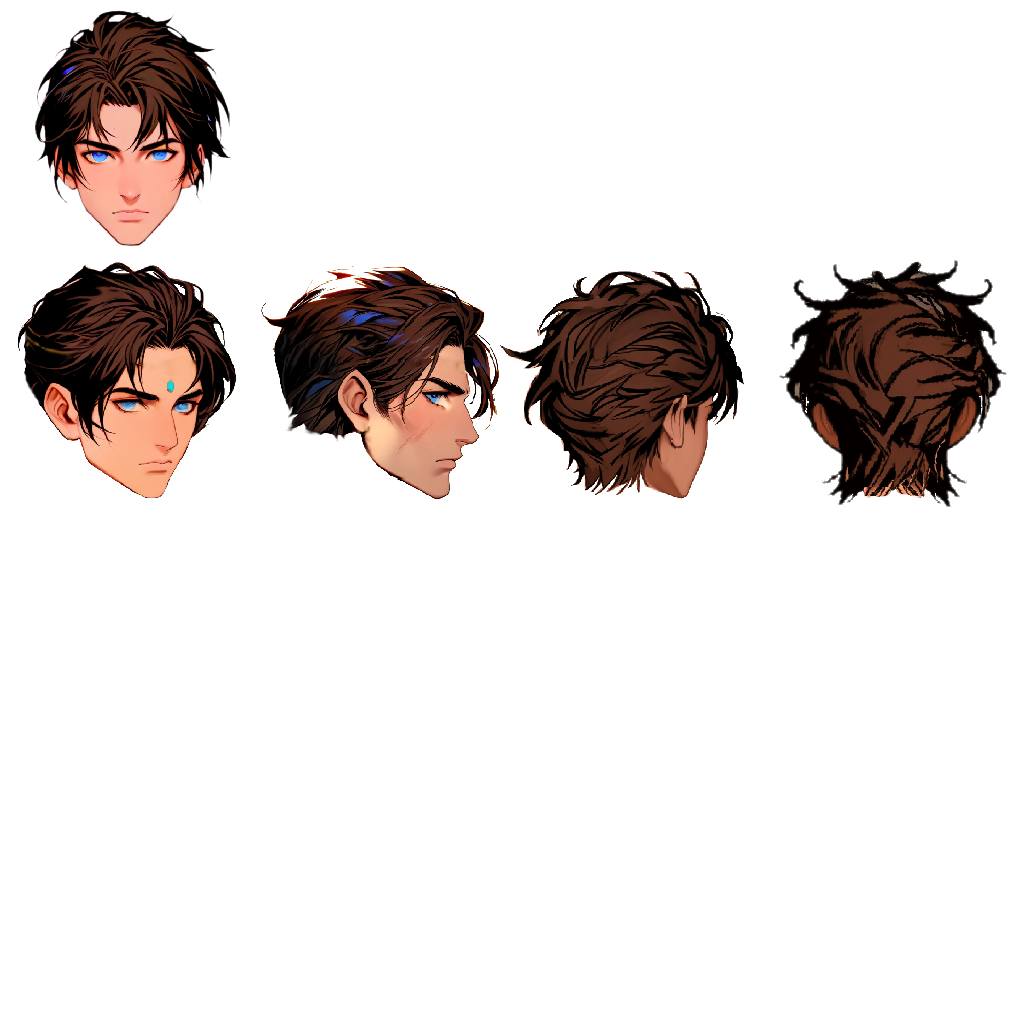
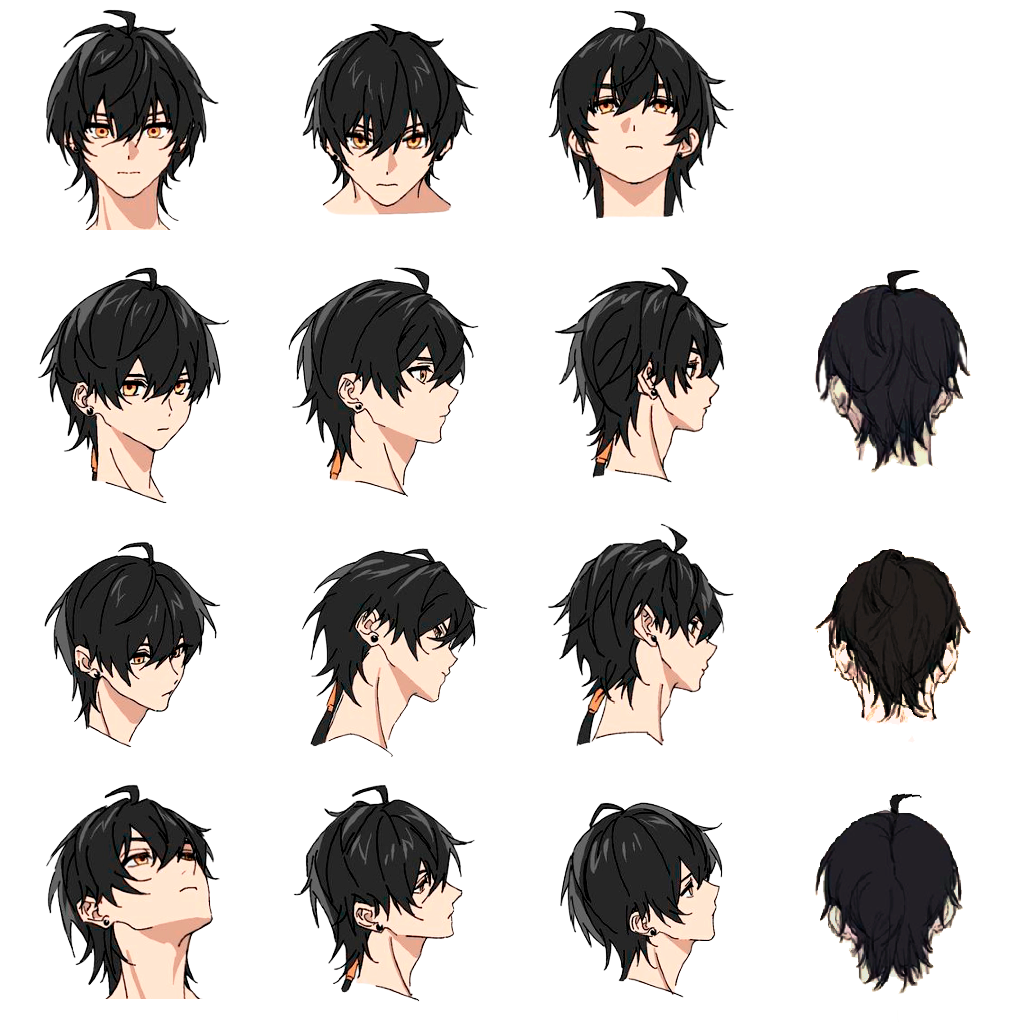
Two versions of the same layered image (1024×1024). Layer-by-layer changes:
added group "Grupo 2" with 15 layers above "Capa 6" over 36, 9, 972, 1022
added layer "Capa 21" in group "Grupo 2" over 814, 793, 963, 1022
added layer "Capa 20" in group "Grupo 2" over 560, 802, 723, 998
added layer "Capa 19" in group "Grupo 2" over 293, 784, 475, 1002
added layer "Capa 18" in group "Grupo 2" over 45, 784, 220, 999
added layer "Capa 17" in group "Grupo 2" over 814, 547, 971, 743
added layer "Capa 16" in group "Grupo 2" over 547, 523, 734, 747
added layer "Capa 15" in group "Grupo 2" over 302, 548, 488, 757
added layer "Capa 14" in group "Grupo 2" over 44, 541, 221, 748
added layer "Capa 13" in group "Grupo 2" over 814, 270, 972, 476
added layer "Capa 12" in group "Grupo 2" over 553, 267, 730, 483
added layer "Capa 11" in group "Grupo 2" over 287, 266, 480, 498
added layer "Capa 10" in group "Grupo 2" over 36, 266, 230, 504
added layer "Capa 9" in group "Grupo 2" over 548, 10, 734, 220
added layer "Capa 8" in group "Grupo 2" over 302, 23, 479, 216
added layer "Capa 7" in group "Grupo 2" over 45, 9, 220, 230
hid "Capa 6" over 779, 260, 1007, 507
hid "Capa 5" over 500, 271, 744, 499
hid "Capa 3" over 261, 266, 499, 499
hid "Capa 2" over 18, 262, 237, 499
hid "Capa 1" over 33, 9, 232, 247